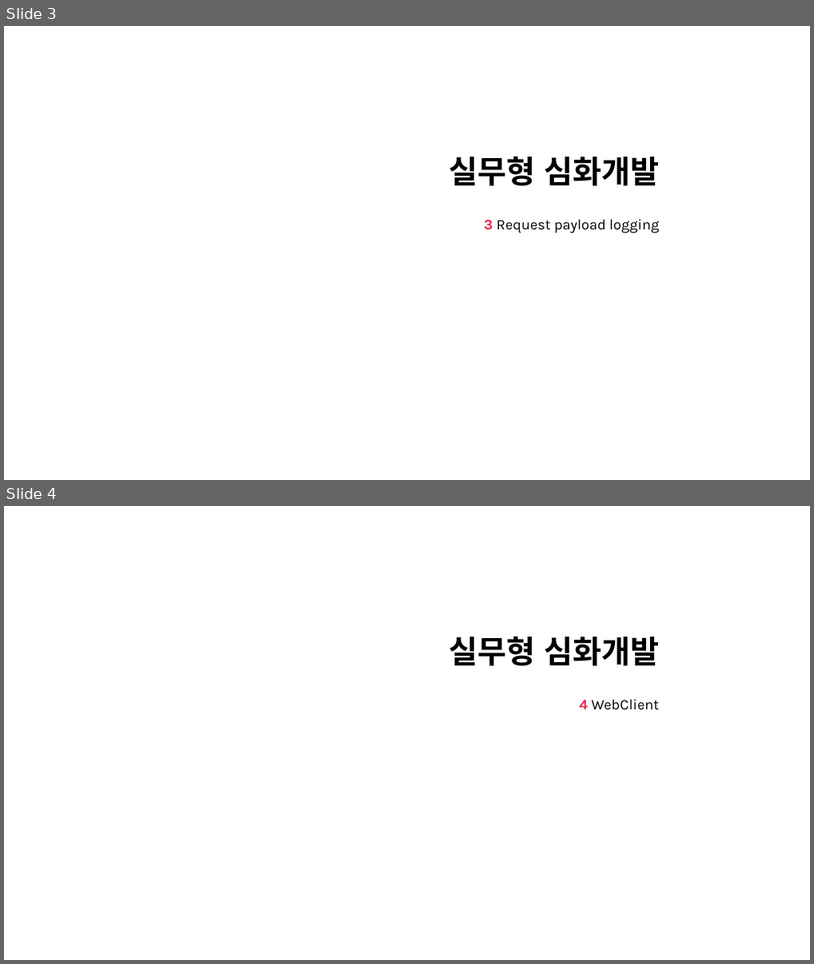
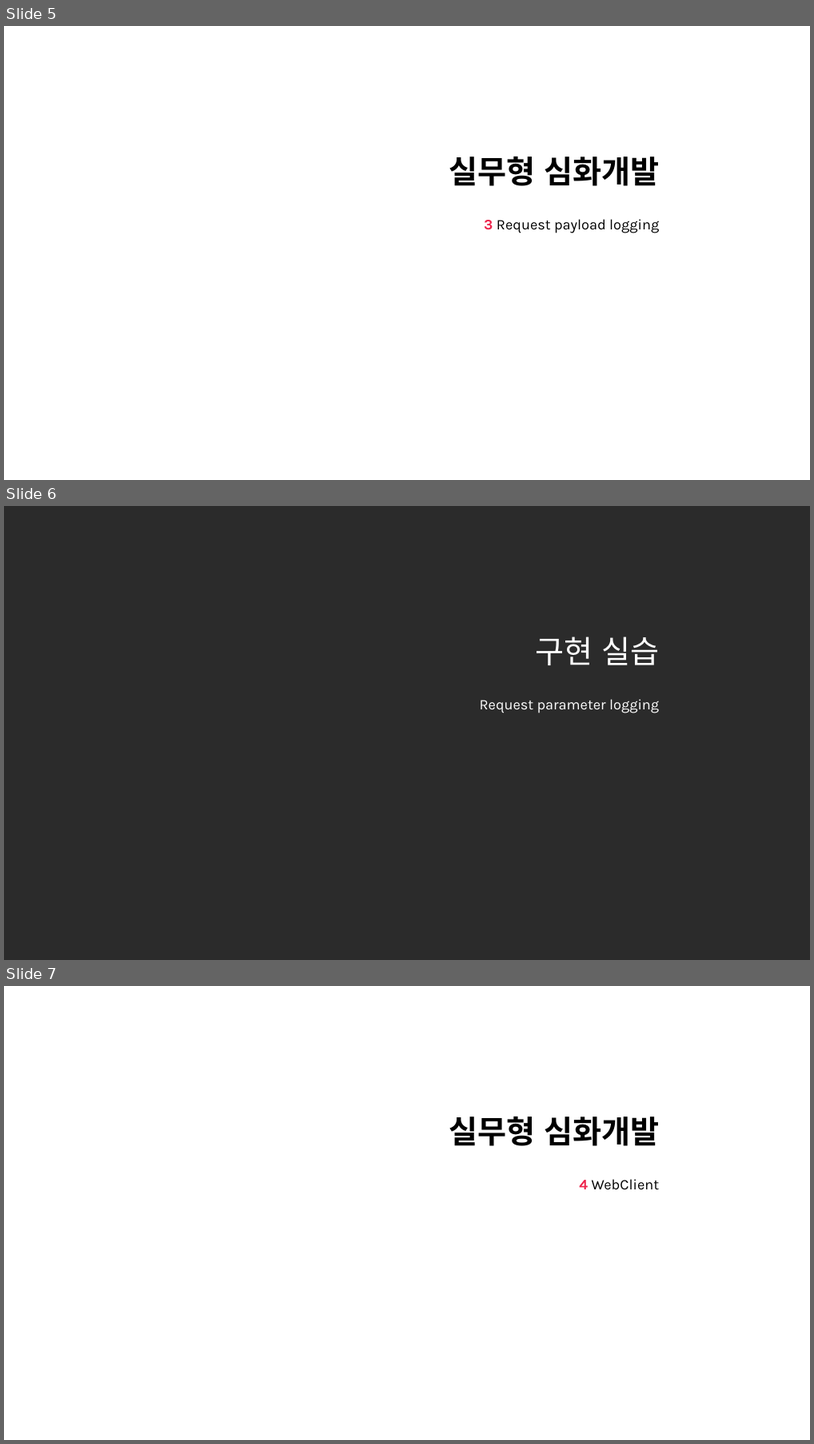
Before and after one commit to nayasis/fastcampus-hyper-webflux, a slide deck: 99.ppt/[Ch4-6. 실무형 심화개발.pptx. Shown one above the other, each under a label of ours: slides 3 and 4 before the commit, slides 5, 6 and 7 after it. The pictures are 814x964 and 814x1444 pixels, drawn with LibreOffice and Linux fonts; fonts in the diff are those of the drawing; background and template pictures are left out; a plain dark background stands for a picture behind light text. Boxes give left, top, right and bottom in pixels: in the first picture for what was removed or moved away, otherwise in the second. Text is boxed around its words. In the diff, an @@ line names an element or a change of style, - is before the commit and + after.

```diff
--- a/99.ppt/[Ch4-6. 실무형 심화개발.pptx
+++ b/99.ppt/[Ch4-6. 실무형 심화개발.pptx
@@ slide 6 added at <box>4,506,810,960</box>, background picture (left out) @@
@@ title added at <box>535,636,659,665</box>, 28 pt, text #FFFFFF @@
+구현 실습
@@ subtitle added at <box>480,699,659,713</box>, 13 pt, text #FFFFFF @@
+Request parameter logging
@@ what was slide 3 is now slide 5 @@
@@ what was slide 4 is now slide 7 @@
```
Also in this commit, not shown: 8 slides changed, 12 other slides added, 1 slide removed, 1 other file.
